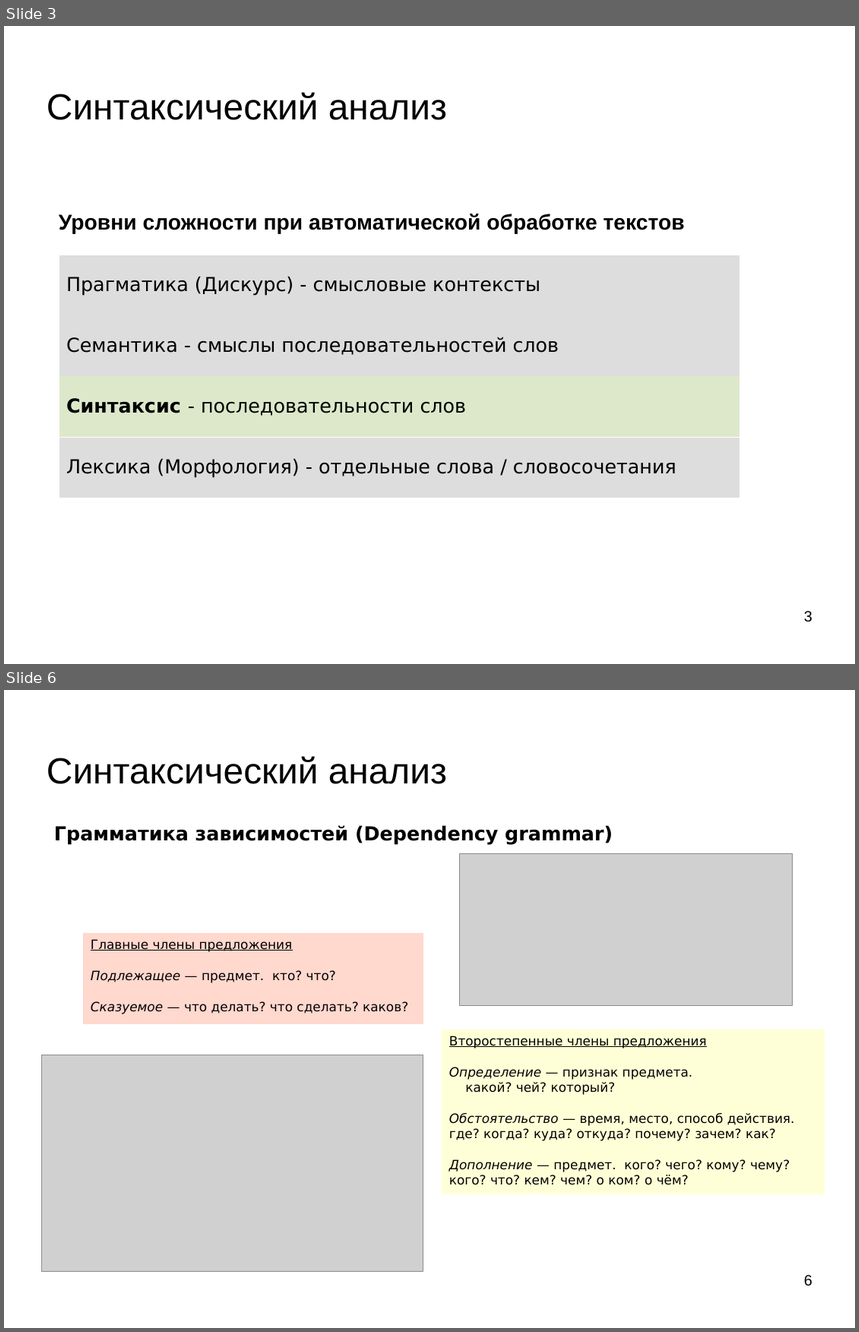
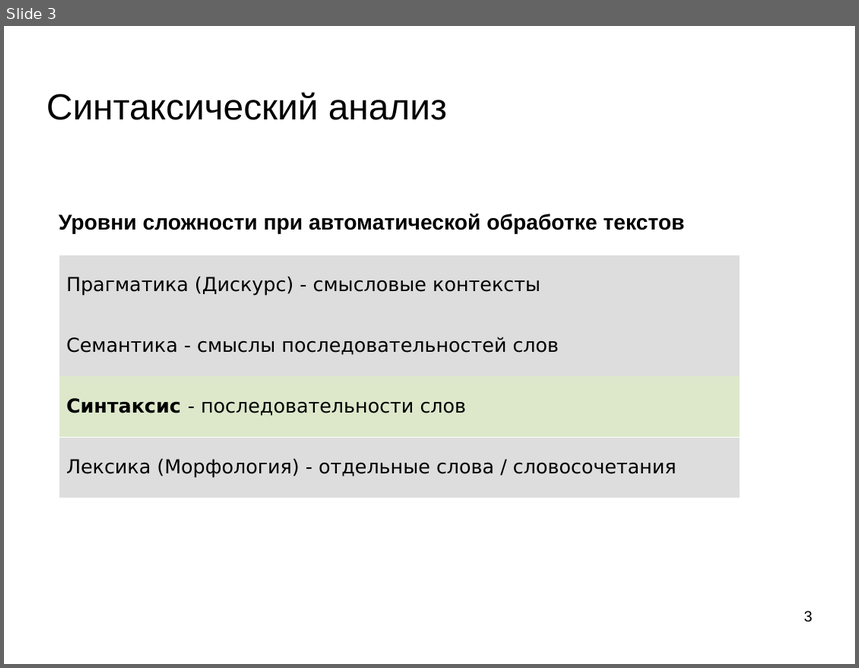
Before and after one commit to mechanoid5/ml_nlp_2025_I, a slide deck: 04-synt-grammar.odp. Shown one above the other, each under a label of ours: slides 3 and 6 before the commit, slide 3 after it; the slides between them are not shown. The pictures are 859x1332 and 859x668 pixels, drawn with LibreOffice and Linux fonts; fonts in the diff are those of the drawing; grey boxes stand for pictures; background and template pictures are left out. Boxes give left, top, right and bottom in pixels: in the first picture for what was removed or moved away, otherwise in the second. Text is boxed around its words. In the diff, an @@ line names an element or a change of style, - is before the commit and + after.

```diff
--- a/04-synt-grammar.odp
+++ b/04-synt-grammar.odp
@@ slide 6 removed at [4, 690, 855, 1328], background picture (left out) @@
@@ title removed at [47, 756, 447, 784] @@
-Синтаксический анализ
@@ text removed at [54, 825, 613, 845] @@
-Грамматика зависимостей (Dependency grammar)
@@ picture removed at [461, 854, 793, 1007] @@
@@ rectangle removed at [83, 933, 424, 1024] @@
-Главные члены предложения
-Подлежащее — предмет. кто? что?
-Сказуемое — что делать? что сделать? каков?
@@ rectangle removed at [442, 1030, 825, 1195] @@
-Второстепенные члены предложения
-Определение — признак предмета.
-какой? чей? который?
-Обстоятельство — время, место, способ действия. где? когда? куда? откуда? почему? зачем? как?
-Дополнение — предмет. кого? чего? кому? чему? кого? что? кем? чем? о ком? о чём?
@@ picture removed at [42, 1055, 424, 1271] @@
@@ page number removed at [804, 1275, 813, 1287] @@
-6
```
Also in this commit, not shown: 3 slides changed, 2 other slides removed, 10 other files.
